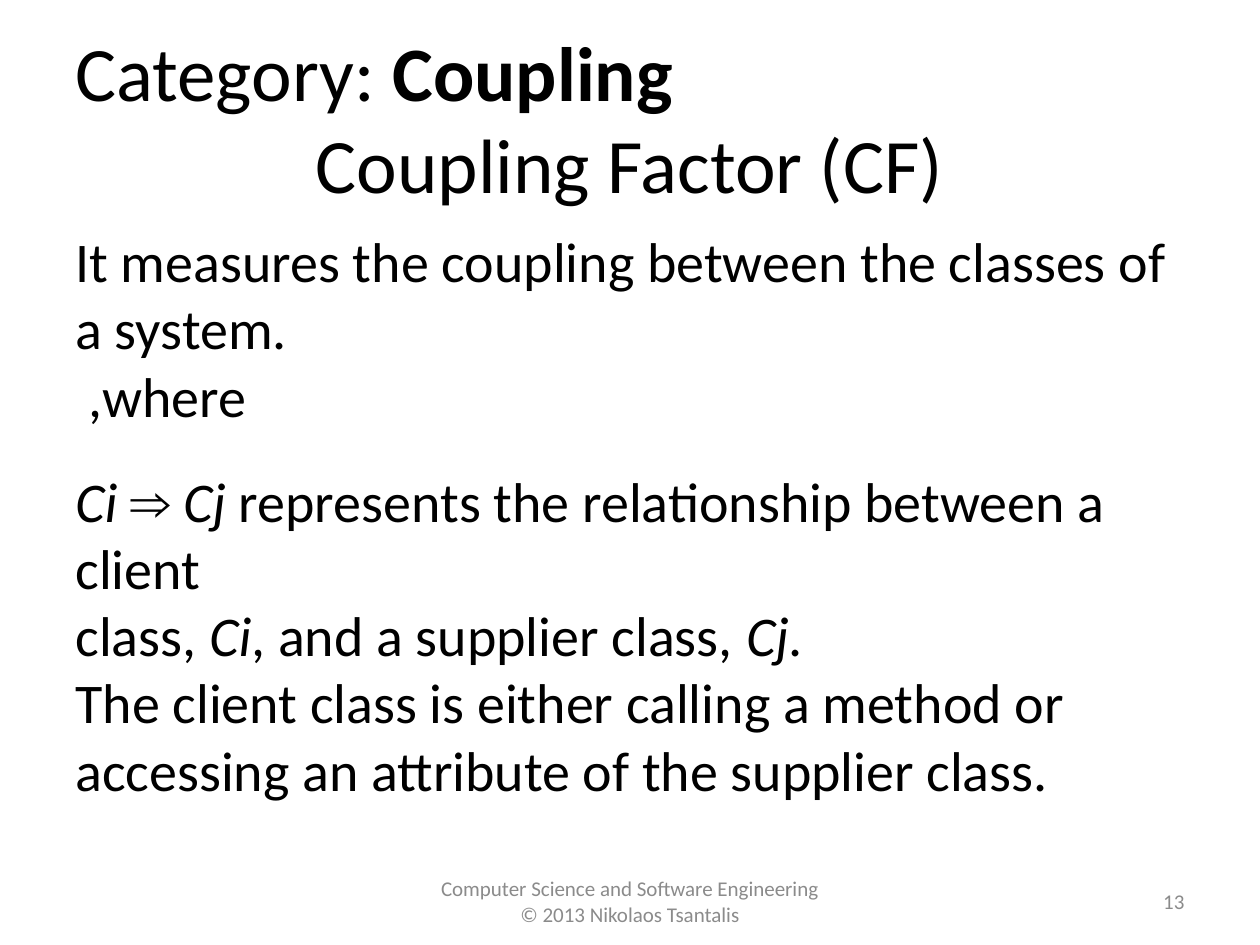
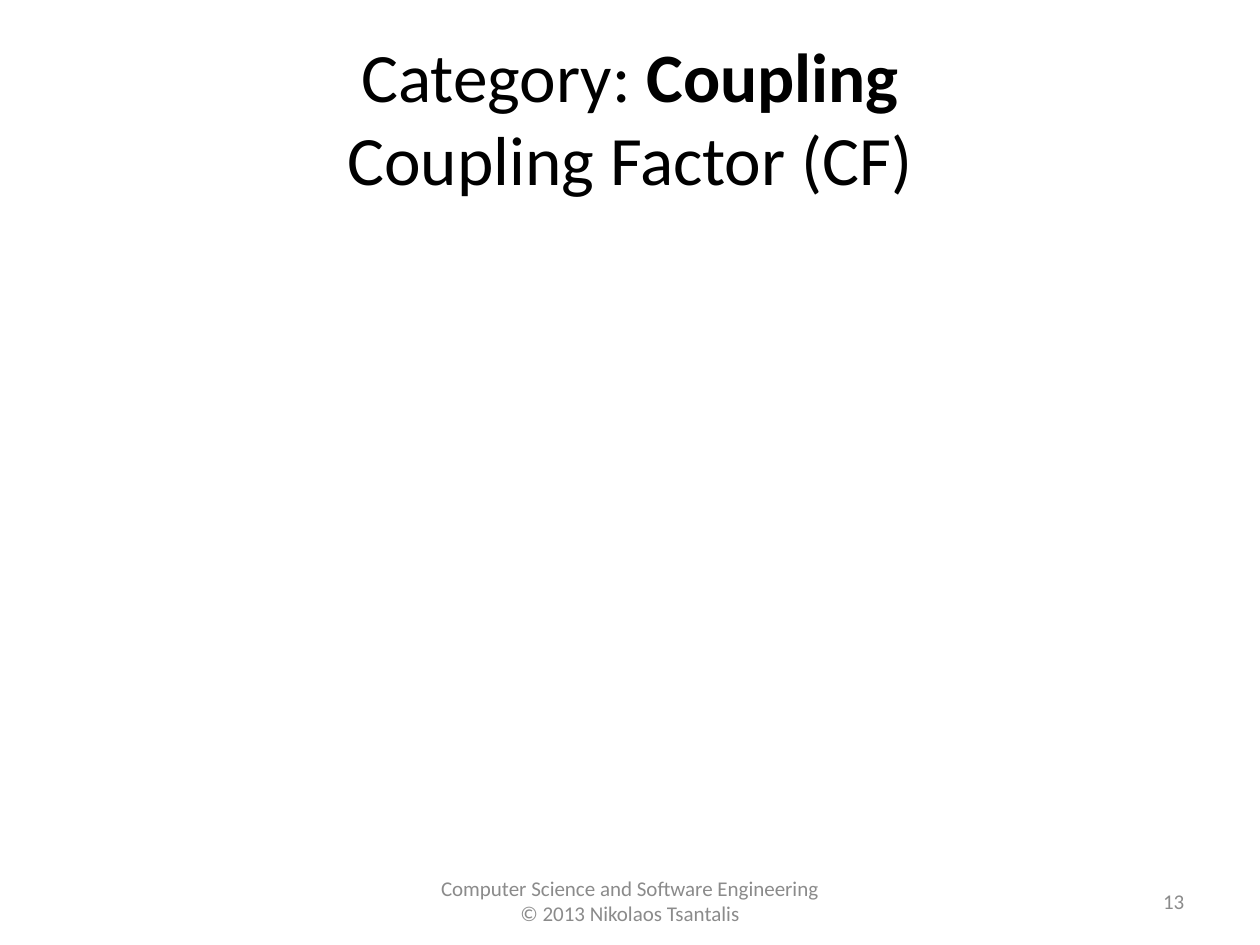
Before and after one commit to tajmilur-rahman/SOEN6611, a slide deck: slide 13 of lectures/lec4/Object-Oriented_Metrics_MOOD.pptx. Drawn at 1260x945 pixels with LibreOffice and Linux fonts; fonts in the diff are those of the drawing; grey boxes stand for pictures. Boxes give left, top, right and bottom in pixels: in the first picture for what was removed or moved away, otherwise in the second. Text is boxed around its words. In the diff, an @@ line names an element or a change of style, - is before the commit and + after.

```diff
--- a/lectures/lec4/Object-Oriented_Metrics_MOOD.pptx
+++ b/lectures/lec4/Object-Oriented_Metrics_MOOD.pptx
@@ title "Category: Coupling Coupling Factor (CF)" at (x1=347, y1=53, x2=912, y2=197): size 44 to 39.6 pt @@
@@ text removed at (x1=75, y1=243, x2=1166, y2=801) @@
-It measures the coupling between the classes of a system.
-,where
-Ci ⇒ Cj represents the relationship between a client
-class, Ci, and a supplier class, Cj.
-The client class is either calling a method or accessing an attribute of the supplier class.
```
Also in this commit, not shown: 14 other slides changed, 12 other files.
